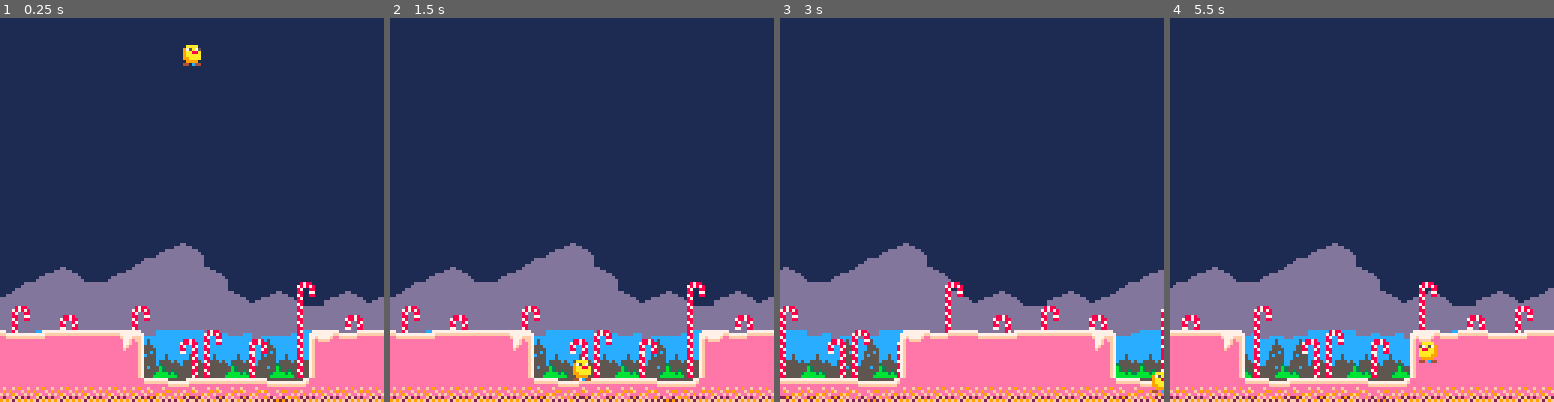
Above: before the commit, frames 1-4 (left to right).
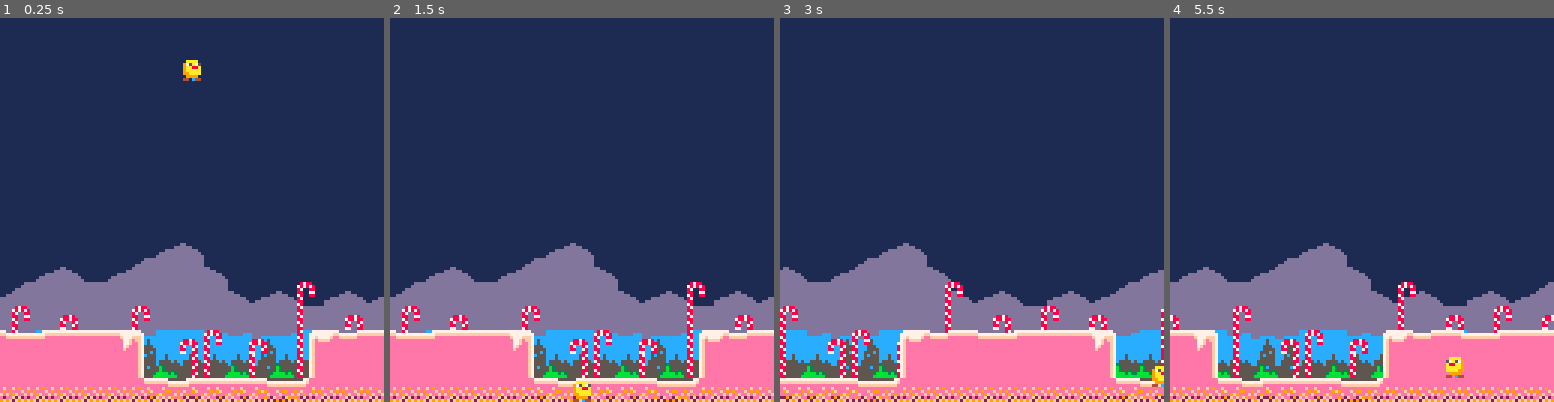
Above: after the commit, the same moments.

Repository: gschup/pico8-playground
Game: PICO-8 cartridge carts/physics_base.p8
Same seed, same stepped clock (60 frames per second), same inputs: the game is played once before the commit and once after it.
Inputs:
- Up to frame 1 (0.25 s): no input
- Up to frame 2 (1.5 s): tap X (X key) at 0.33, 1.07 s
- Up to frame 3 (3 s): hold Right 1.6-2.1 s; tap X (X key) at 1.85, 2.97 s; hold Right from 2.47 s (still down)
- Up to frame 4 (5.5 s): release Right at 3.03 s; hold Left 3.08-3.58 s; hold Right 4.02-4.68 s; tap X (X key) at 4.08, 5.2 s; hold Left from 5.08 s (still down)

The runs differ from the first frame. In frame 1, 0.4% of the frame differs, in the area x 47-53%, y 7-17%; in frame 2, 0.4%; in frame 3, 0.2%; in frame 4, 13%, in the area x 0-100%, y 58-100%.

Commit message:
variable height jumping by holding

Diff:
--- a/carts/physics_base.p8
+++ b/carts/physics_base.p8
@@ -3,14 +3,16 @@
 __lua__
 // constants
 dt = 1.0 / 60.0
-grav = 400.0
 damp_x = 0.9
-max_vel = 500
+max_vel = 500.0
 // move constants
 mov = 75.0
-// jump constants
-jmp_vel = -80.0
-max_hld_jmp = 10
+jump_height = 24.0
+jump_time = 0.30
+fast_fall = 2.5
+// derived constants
+grav = (2.0*jump_height)/(jump_time*jump_time)
+jmp_vel = -(2*jump_height)/jump_time
 // player states
 state_idl = 0
 state_wlk = 1
@@ -33,7 +35,7 @@
 	p.dx = 0.0
 	p.dy = 0.0
 	// jump
-	p.hld_jmp = 0
+	p.hld_jmp = false
 
 	// inputs
 	inp = {}
@@ -62,29 +64,30 @@
 end
 
 function update_vel()
-	// damping
-	p.dx *= damp_x
-	//gravity
-	p.dy += grav * dt
+	local eff_grav = grav
 	// movement
 	if (inp.left) p.dx = -mov
 	if (inp.right) p.dx = mov
+	if (not inp.left and not inp.right) p.dx *= damp_x
 	// grounded jump
 	if ((p.state == state_idl
 		or p.state == state_wlk)
 		and inp.jump) then
 		p.dy = jmp_vel
-		p.hld_jmp = max_hld_jmp
+		p.hld_jmp = true
 	end
 	// hold jump
 	if (p.state == state_jmp) then
-		if (inp.jump and p.hld_jmp > 0) then
-			p.dy = min(p.dy, jmp_vel)
-			p.hld_jmp -= 1
+		if (inp.jump
+			and p.hld_jmp) then
+			p.hld_jmp = true
 		else
-			p.hld_jmp = 0
-		end
-	end
+			p.hld_jmp = false
+			eff_grav = grav*fast_fall
+		end
+	end
+	//gravity
+	p.dy += eff_grav * dt
 	// clamp velocities
 	local v = sqrt(p.dx*p.dx+p.dy*p.dy)
 	if (v > max_vel) then
@@ -106,12 +109,12 @@
 	// intelligent collision
 	if p.x < 0 then
 		p.x = 0
-		p.dx *= -1
+		p.dx = 0
 	end
 
 	if p.x > 127 then
 		p.x = 127
-		p.dx *= -1
+		p.dx = 0
 	end
 
 	if p.y < 0 then
@@ -189,11 +192,19 @@
 -->8
 function _draw()
 	cls(1)
-	//citymap
+	draw_map()
+	local spr_x = flr(p.x)-4
+	local spr_y = flr(p.y)-7
+	spr(1, spr_x, spr_y, 1.0, 1.0, not p.face_r, false)
+	pset(flr(p.x), flr(p.y), 12)
+end
+
+function draw_map()
+	//city
 	local city_x=p.x*-0.3
 	map(16,0,city_x+127,0,16,16)
 	map(16,0,city_x,0,16,16)
-	//candycanemap
+	//candycanes
 	local candy_x=p.x*-0.7
 	map(32,0,candy_x+127,0,16,16)
 	map(32,0,candy_x,0,16,16)
@@ -201,10 +212,6 @@
 	local for_x=-p.x
 	map(0,0,for_x+127,0,16,16)
 	map(0,0,for_x,0,16,16)
-	local spr_x = flr(p.x)-4
-	local spr_y = flr(p.y)-7
-	spr(1, spr_x, spr_y, 1.0, 1.0, not p.face_r, false)
-	pset(flr(p.x), flr(p.y), 12)
 end
 __gfx__
 00000000000000000000000000aaaa0000aaaa00000000000000000000000000000000000000000000000000cccccccc11111111dddddddddddddddd55555555
Not shown, changed: the thumbnail (__label__) section of carts/physics_base.p8
